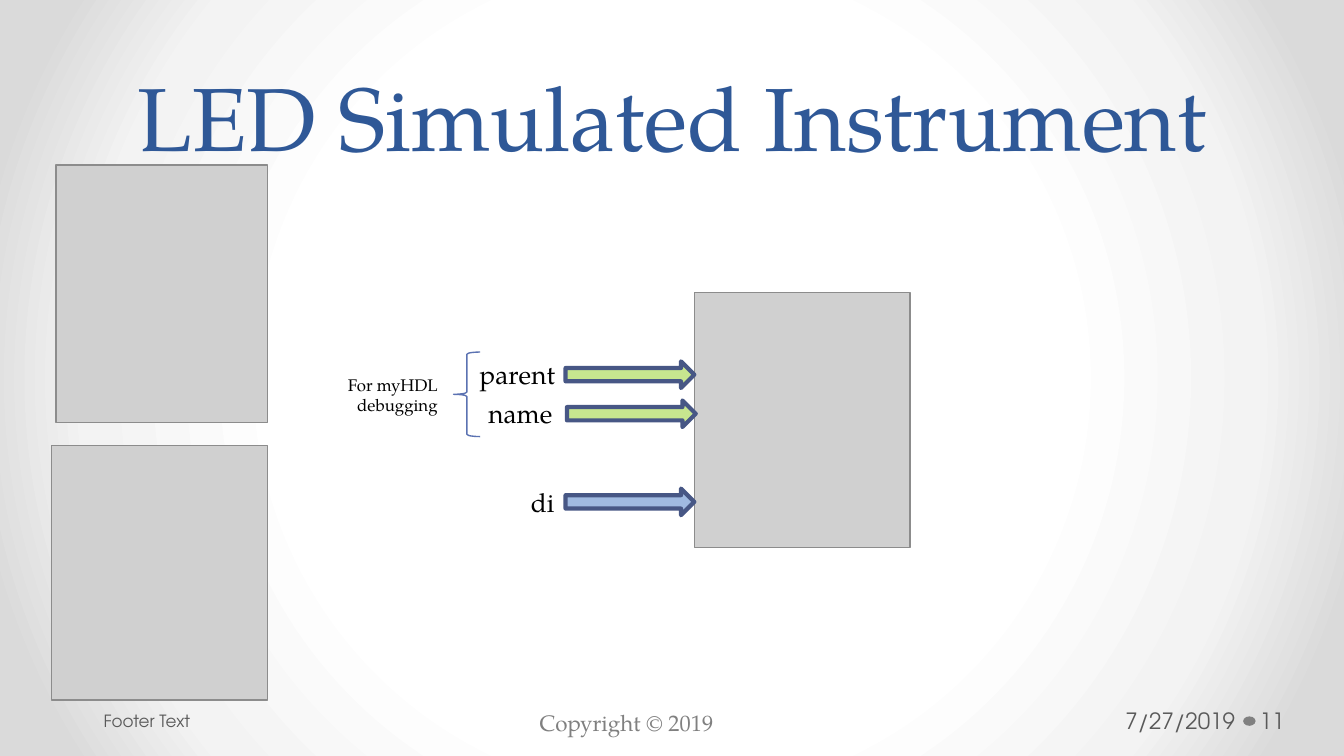
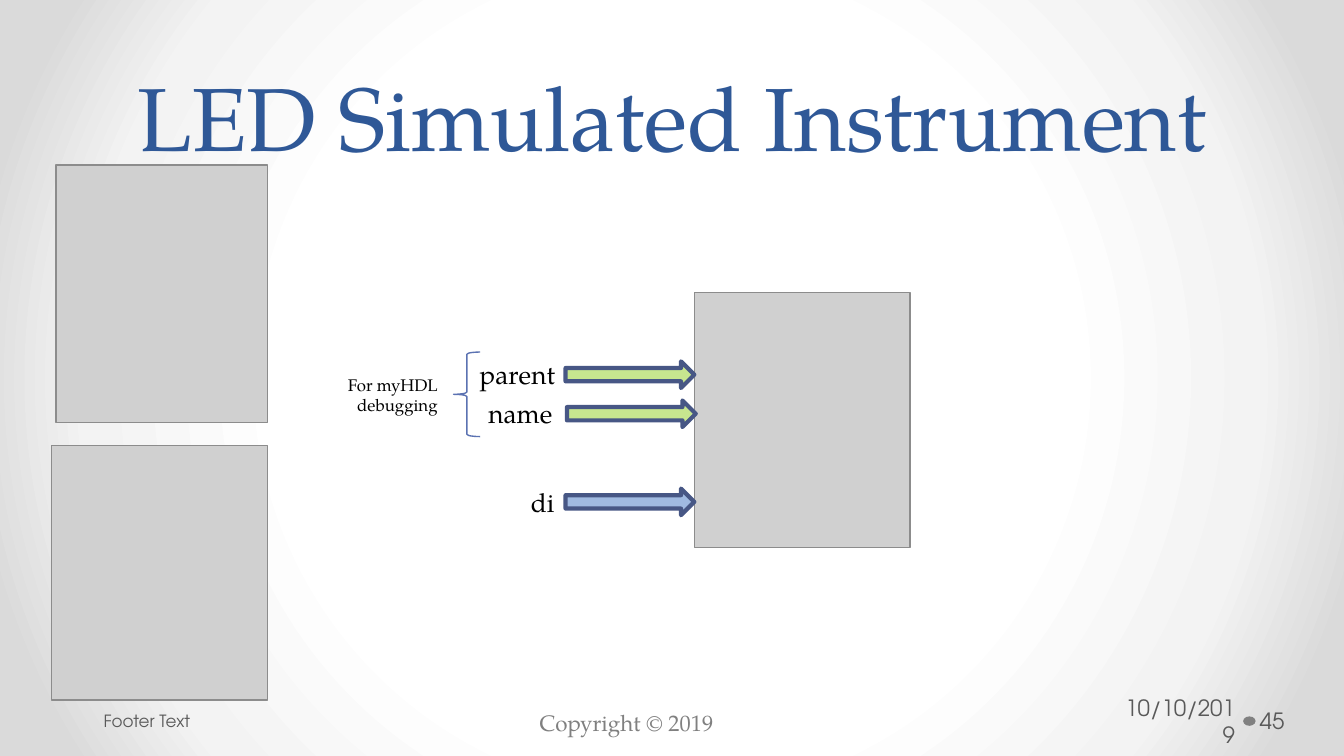
Before and after one commit to bradfordvt/P2654Simulations, a slide deck: slide 45 of docs/HLD.pptx (slide 11 before the commit). Drawn at 1344x756 pixels with LibreOffice and Linux fonts; fonts in the diff are those of the drawing; grey boxes stand for pictures; background and template pictures are left out. Boxes give left, top, right and bottom in pixels: in the first picture for what was removed or moved away, otherwise in the second. Text is boxed around its words. In the diff, an @@ line names an element or a change of style, - is before the commit and + after.

```diff
--- a/docs/HLD.pptx
+++ b/docs/HLD.pptx
@@ text at <box>1125,699,1235,720</box>: text changed @@
-7/27/2019
+10/10/2019
@@ page number at <box>1260,712,1285,729</box>: text changed @@
-11
+45
```
Also in this commit, not shown: 14 other slides changed, 62 slides added.
